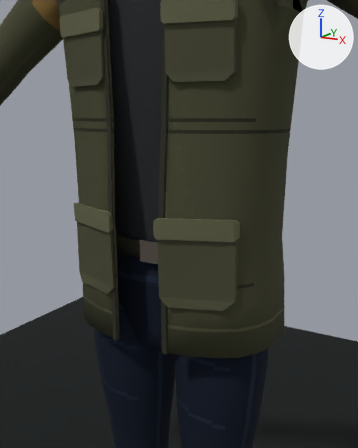
One commit to the Blender file ArtSource/PlayerV2/Blender/PlayerCharacter3DV2.blend: the scene before it, then after it.
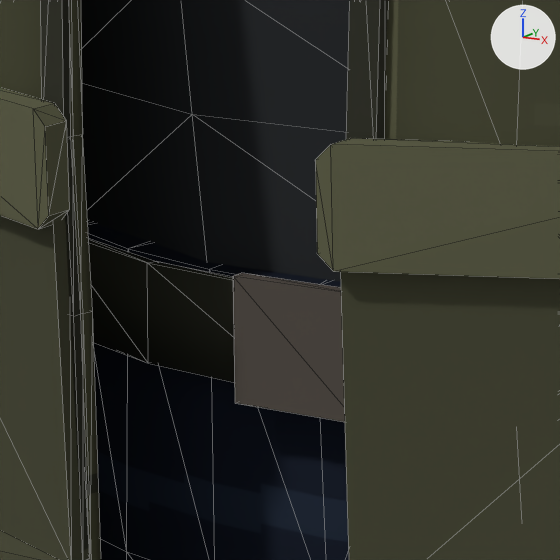
Each version is shown from a camera (50 mm lens) standing at (0.438, -0.744, 1.176) and looking at (0.031, -0.042, 1.001), then close up on the part from 28% to 54% of the width and 44% to 64% of the height. Lighting does not change. The marker at upper right points along +X, +Y and +Z. The first two pictures are the older version. The close-ups show mesh edges as thin lines.

In view in the first close-up: 'CLO_Belt', 'CLO_BeltBuckle', 'CLO_JacketBody', 'CLO_JacketFlapHip.L', 'CLO_JacketFlapHip.R', 'CLO_JacketPlacket.L', 'CLO_JacketPlacket.R', 'CLO_JacketPocketHip.L', 'CLO_JacketPocketHip.R', 'CLO_ShirtBody', 'CLO_TrousersPelvis'.
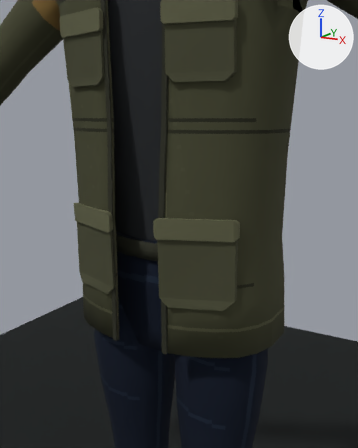
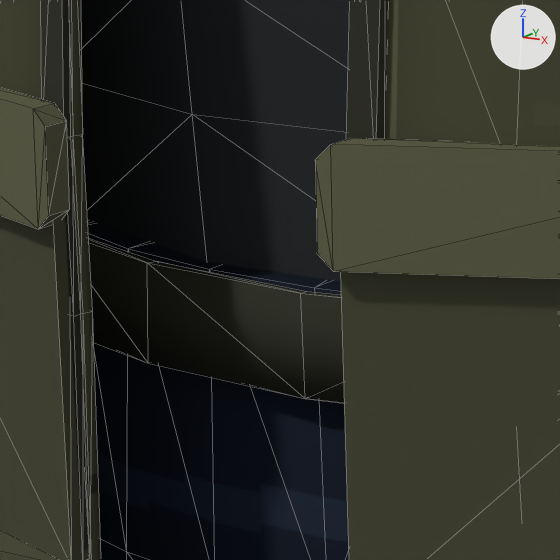
The newer file adds a shape key; the second version is drawn at full value of the shape key 'HeroCorruption' of 'CLO_BeltBuckle', and the change is written as the vertex moves it makes.

Location of each change, (x1, y1, x2, y2) in pixels of the close-ups (560 x 560 px):
'CLO_BeltBuckle', reshaped (not visible afterwards)
    before: (233, 273, 345, 422)

Edits to the bpy script that builds the scene:
```text
Change me_clo_beltbuckle_mesh:
    used by ob_clo_beltbuckle; location = (0.0, 0.008, 0.835)
    remove me_clo_beltbuckle_mesh.from_pydata(...)  # 8 vertices, 12 faces; spans x -0.02..0.02, y -0.092..-0.088, z 0.104..0.14
    add me_clo_beltbuckle_mesh.from_pydata(...)  # 8 vertices, 12 faces; spans x -0.0154..0.0154, y -0.0712..-0.0665, z 0.104..0.14
    me_clo_beltbuckle_mesh part 1
    me_clo_beltbuckle_mesh.vertices[0].co: (-0.02, -0.092, 0.104) -> (-0.0154, -0.0712, 0.104)  # pixel (235, 403) -> not seen
    me_clo_beltbuckle_mesh.vertices[1].co: (0.02, -0.092, 0.104) -> (0.0154, -0.0712, 0.104)
    me_clo_beltbuckle_mesh.vertices[2].co: (0.02, -0.092, 0.14) -> (0.015, -0.0694, 0.14)
    me_clo_beltbuckle_mesh.vertices[3].co: (-0.02, -0.092, 0.14) -> (-0.015, -0.0694, 0.14)  # pixel (233, 276) -> not seen
    me_clo_beltbuckle_mesh.vertices[4].co: (-0.02, -0.088, 0.104) -> (-0.0154, -0.0682, 0.104)
    me_clo_beltbuckle_mesh.vertices[5].co: (0.02, -0.088, 0.104) -> (0.0154, -0.0682, 0.104)
    me_clo_beltbuckle_mesh.vertices[6].co: (0.02, -0.088, 0.14) -> (0.015, -0.0665, 0.14)
    me_clo_beltbuckle_mesh.vertices[7].co: (-0.02, -0.088, 0.14) -> (-0.015, -0.0665, 0.14)  # pixel (241, 272) -> not seen
```
